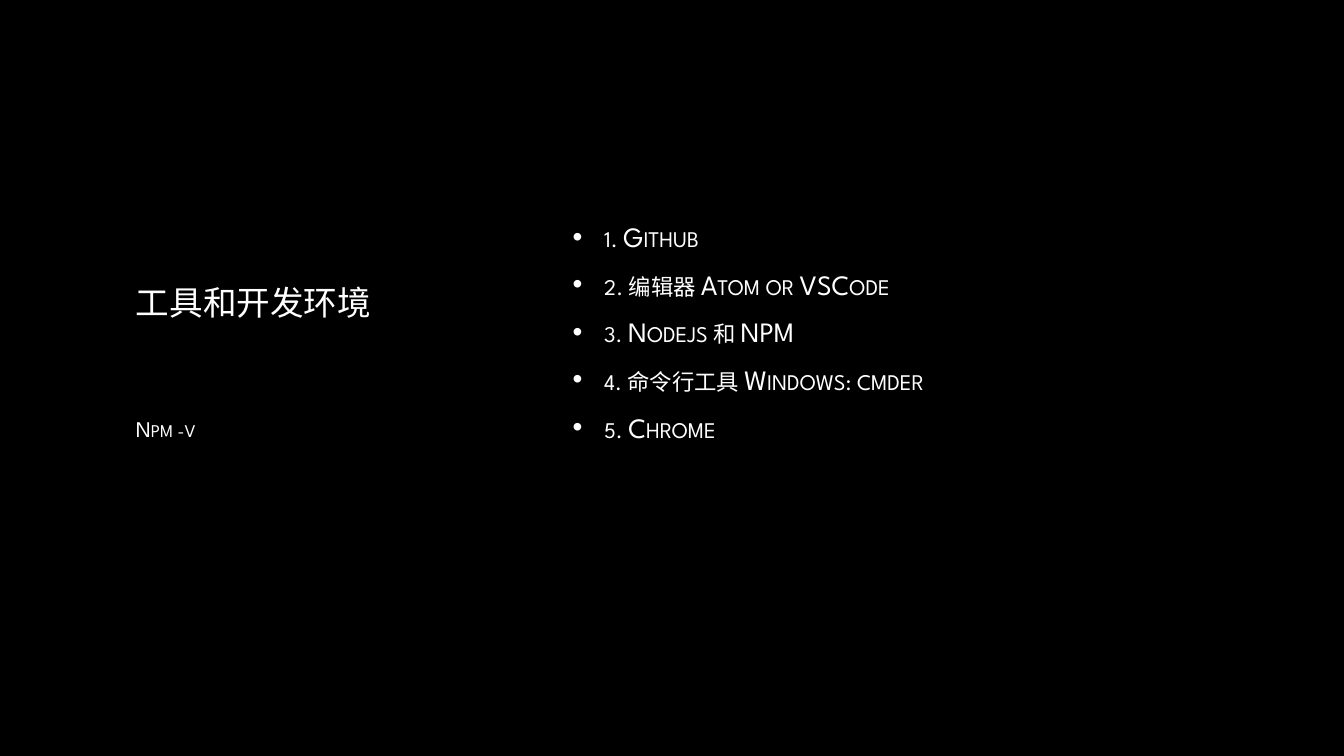
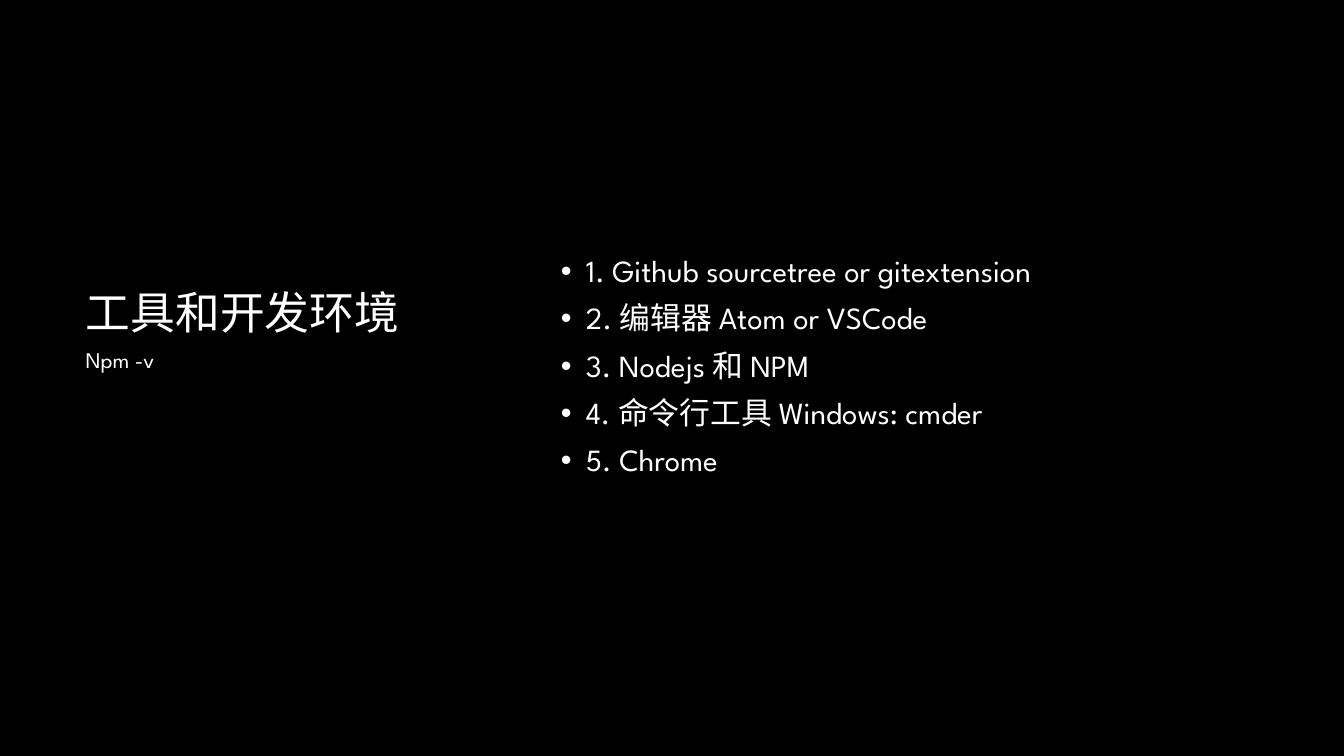
Before and after one commit to lee813/ECVFrontend, a slide deck: slide 10 of 前端课程.pptx (slide 8 before the commit). Drawn at 1344x756 pixels with LibreOffice and Linux fonts; fonts in the diff are those of the drawing; background and template pictures are left out. Boxes give left, top, right and bottom in pixels: in the first picture for what was removed or moved away, otherwise in the second. Text is boxed around its words. In the diff, an @@ line names an element or a change of style, - is before the commit and + after.

```diff
--- a/前端课程.pptx
+++ b/前端课程.pptx
@@ text "1. Github sourcetree or gitextension" moved from (x1=604, y1=232, x2=924, y2=439) to (x1=586, y1=260, x2=1031, y2=472) @@
@@ title "工具和开发环境" moved from (x1=136, y1=286, x2=371, y2=318) to (x1=86, y1=291, x2=400, y2=333) @@
@@ title "工具和开发环境" at (x1=86, y1=291, x2=400, y2=333): size 24 to 32 pt, text colour gradient #FFFFFF to #A6A6A6 to #FFFFFF; line spacing 1 to 0.9 @@
@@ text at (x1=586, y1=260, x2=1031, y2=289): text changed; size 20 to 22 pt; text colour gradient #FFFFFF to #BFBFBF to #FFFFFF @@
-• 1. Github
+• 1. Github sourcetree or gitextension
@@ text at (x1=586, y1=303, x2=982, y2=472): size 20 to 22 pt, text colour gradient #FFFFFF to #BFBFBF to #FFFFFF, small capitals off in "2. 编辑器 Atom or VSCode", "3. Nodejs 和 NPM", "4. 命令行工具 Windows: cmder", "5. Chrome"; indent changed; line spacing 1 to 0.9 @@
@@ text "Npm -v" moved from (x1=178, y1=425, x2=196, y2=437) to (x1=86, y1=353, x2=155, y2=373) @@
@@ text "Npm -v" at (x1=86, y1=353, x2=155, y2=373): text colour gradient #FFFFFF to #BFBFBF to #FFFFFF, small capitals off; line spacing 1 to 0.9; vertical alignment middle to top @@
```
Also in this commit, not shown: 13 other slides changed, 37 slides added, 1 slide removed, 1 other file.
